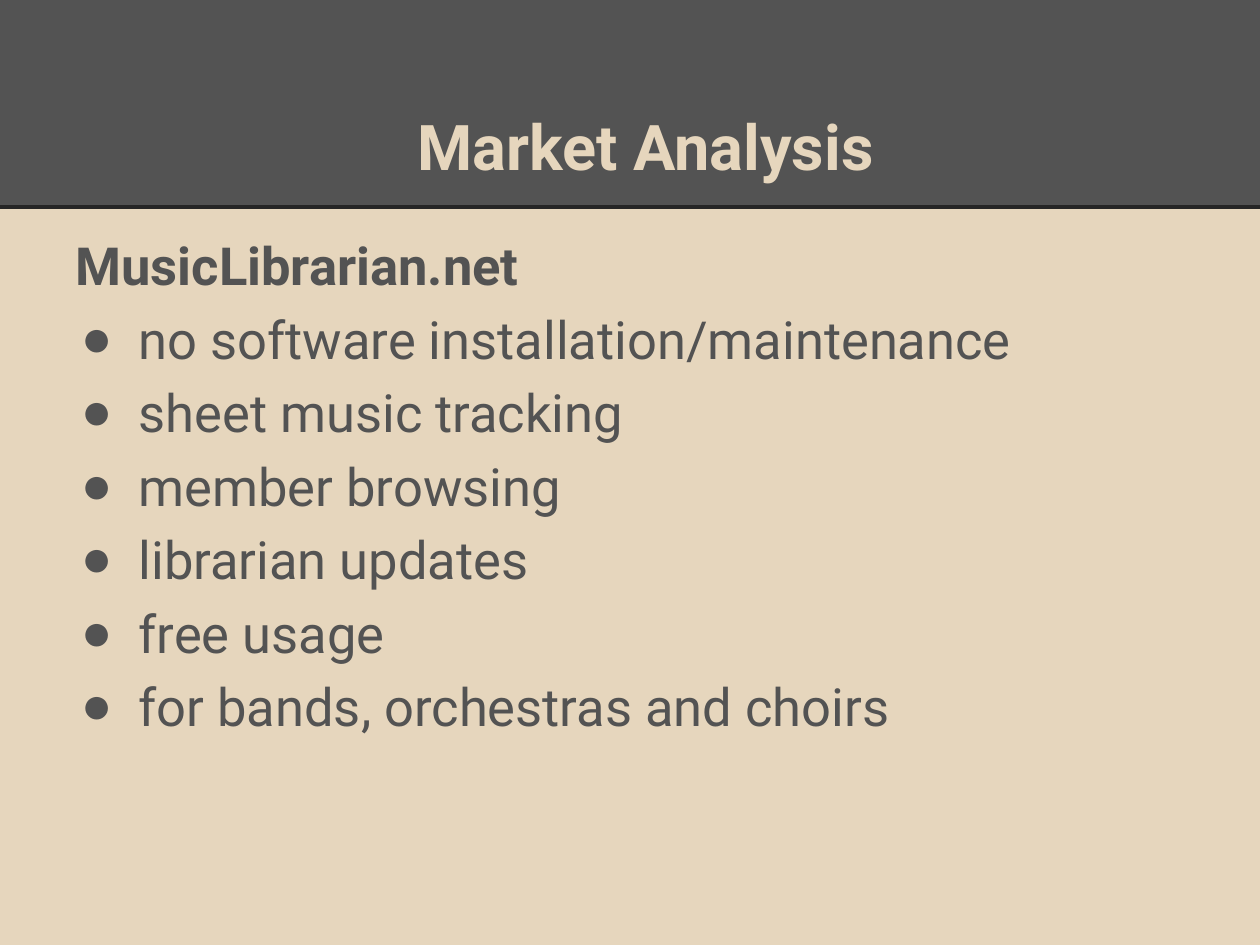
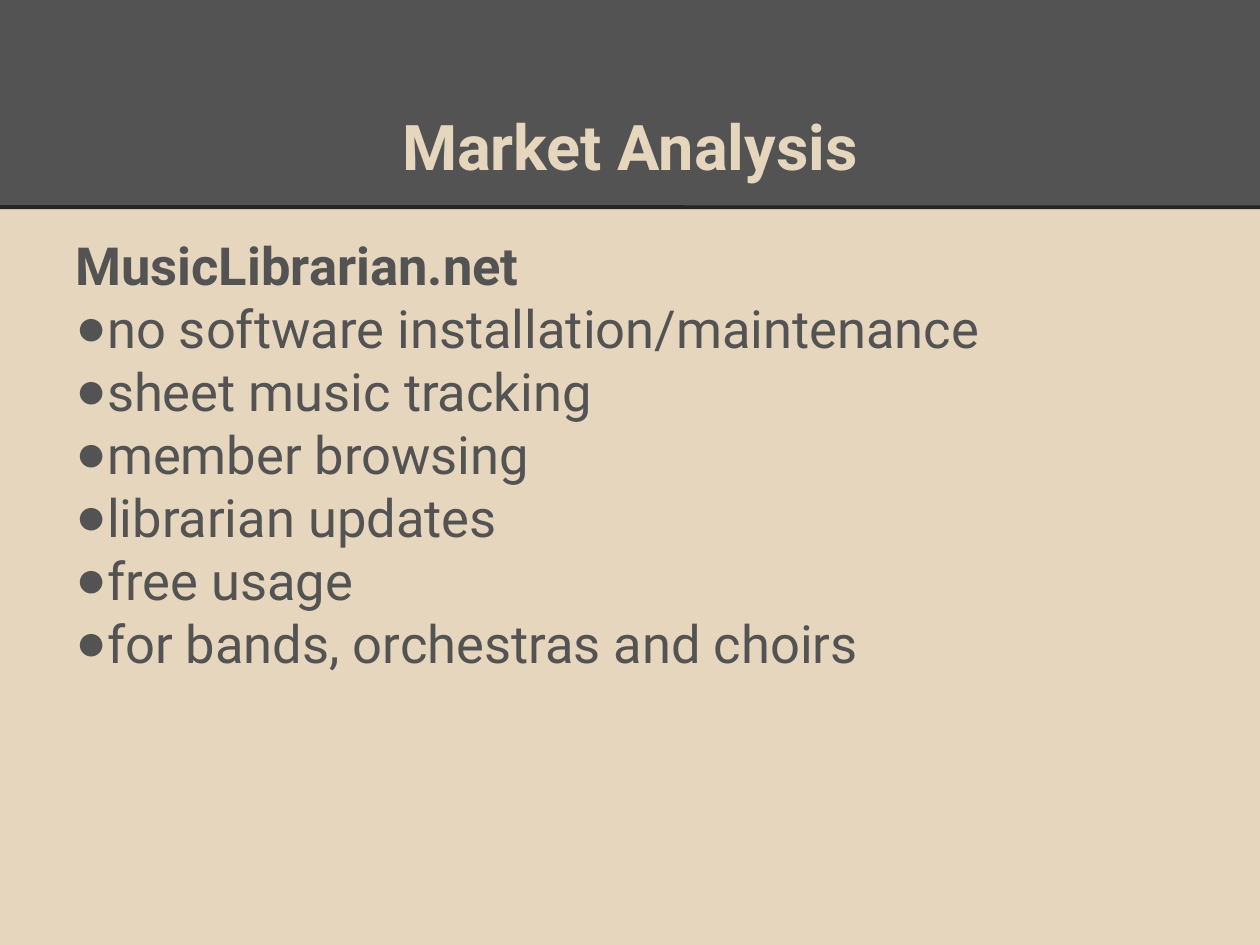
Before and after one commit to Ellyonia/BSharp, a slide deck: slide 8 of Product Proposal.pptx (slide 7 before the commit). Drawn at 1260x945 pixels with LibreOffice and Linux fonts; fonts in the diff are those of the drawing. Boxes give left, top, right and bottom in pixels: in the first picture for what was removed or moved away, otherwise in the second. Text is boxed around its words. In the diff, an @@ line names an element or a change of style, - is before the commit and + after.

```diff
--- a/Product Proposal.pptx
+++ b/Product Proposal.pptx
@@ text "Market Analysis" at (402, 122, 858, 184): indent changed @@
@@ text "MusicLibrarian.net" at (75, 245, 979, 670): indent changed; less space between paragraphs @@
```
Also in this commit, not shown: 13 other slides changed.
